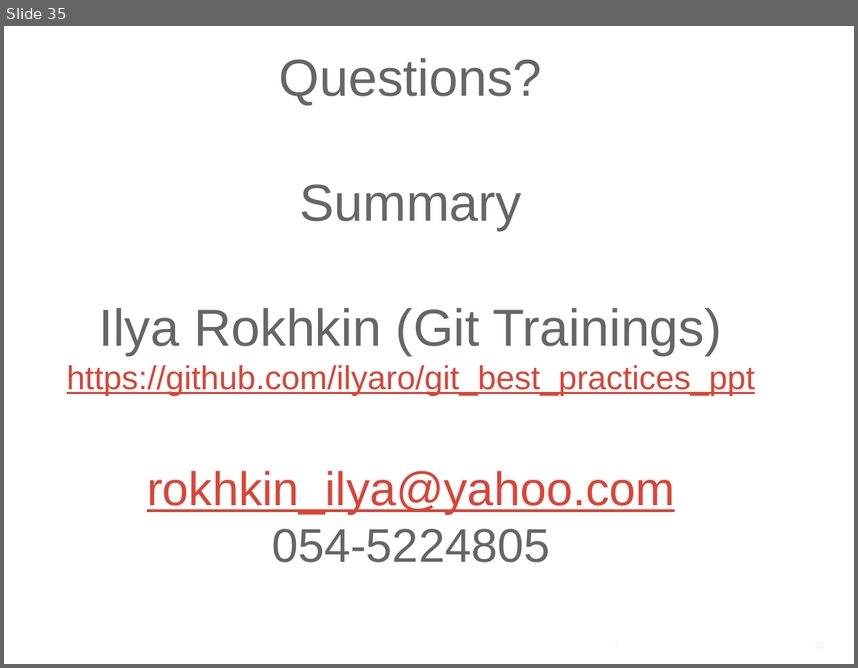
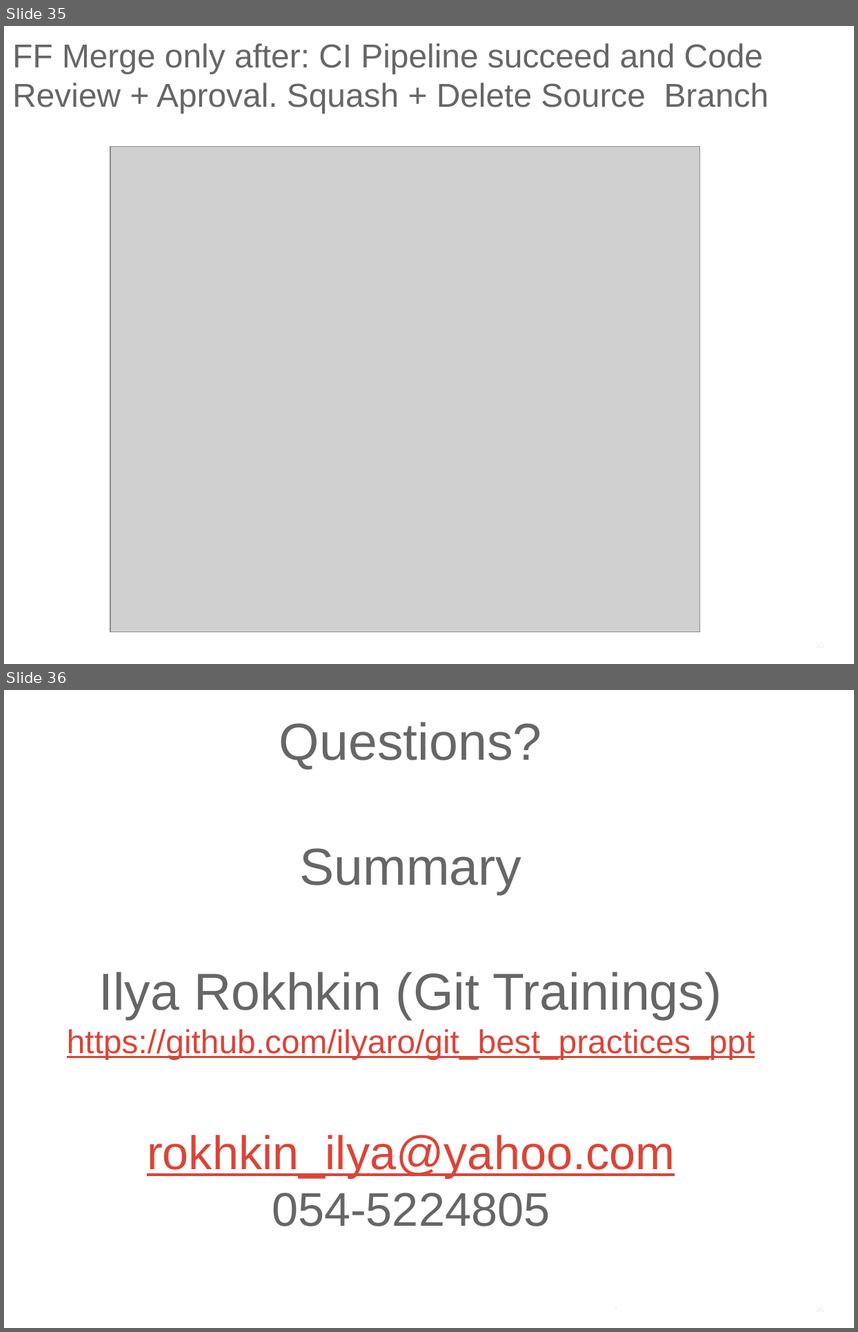
Before and after one commit to ilyaro/mysite, a slide deck: WorkStuff/Courses/Git/Git_Gitlab_Best_Practices/Git_Gitlab_BestPractices.pptx. Shown one above the other, each under a label of ours: slide 35 before the commit, slides 35 and 36 after it. The pictures are 858x668 and 858x1332 pixels, drawn with LibreOffice and Linux fonts; fonts in the diff are those of the drawing; grey boxes stand for pictures. Boxes give left, top, right and bottom in pixels: in the first picture for what was removed or moved away, otherwise in the second. Text is boxed around its words. In the diff, an @@ line names an element or a change of style, - is before the commit and + after.

Commit message:
FF Mere of Merge Request

```diff
--- a/WorkStuff/Courses/Git/Git_Gitlab_Best_Practices/Git_Gitlab_BestPractices.pptx
+++ b/WorkStuff/Courses/Git/Git_Gitlab_Best_Practices/Git_Gitlab_BestPractices.pptx
@@ slide 35 added at [4, 26, 854, 664], background #FFFFFF @@
@@ title added at [12, 43, 769, 113], 28 pt, text #666666 @@
+FF Merge only after: CI Pipeline succeed and Code Review + Aproval. Squash + Delete Source Branch
@@ picture added at [110, 147, 700, 632] @@
@@ what was slide 35 is now slide 36 @@
```
